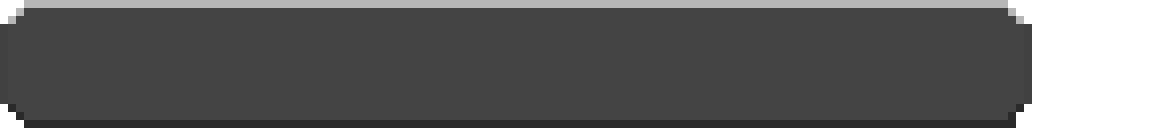
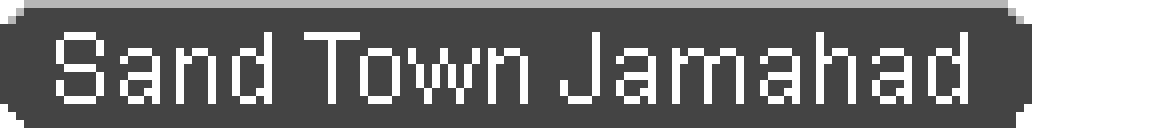
Comparing the layer stacks of the two 1152 × 128 images. Changes:
added layer "Sand Town Jamahad" above "BG" over [56, 32, 968, 104]
renamed "pmmlock13.png" to "BG", painted on it over [0, 24, 1032, 128]
renamed "Pasted Layer" to "JP", showed it, painted on it over [80, 32, 856, 104]
